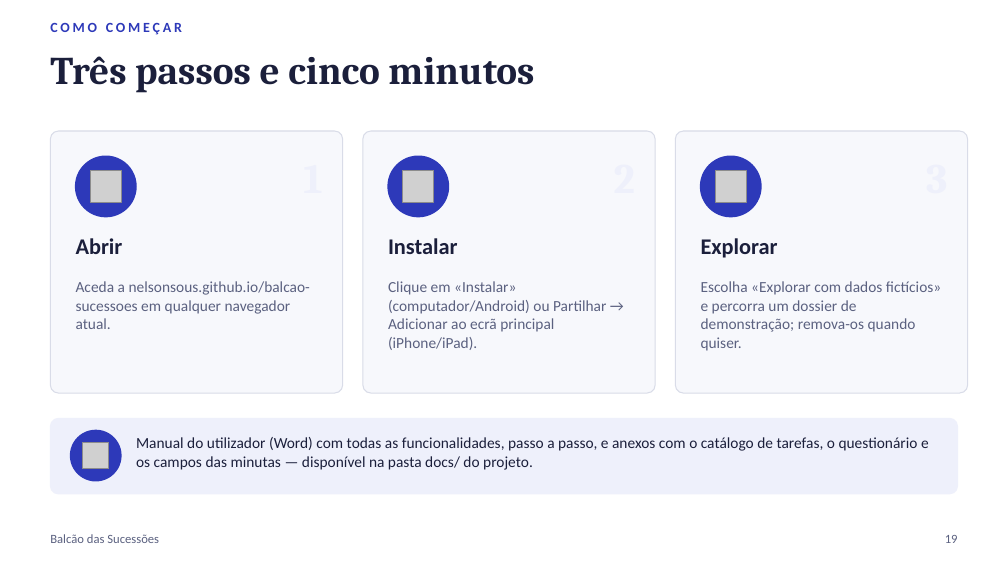
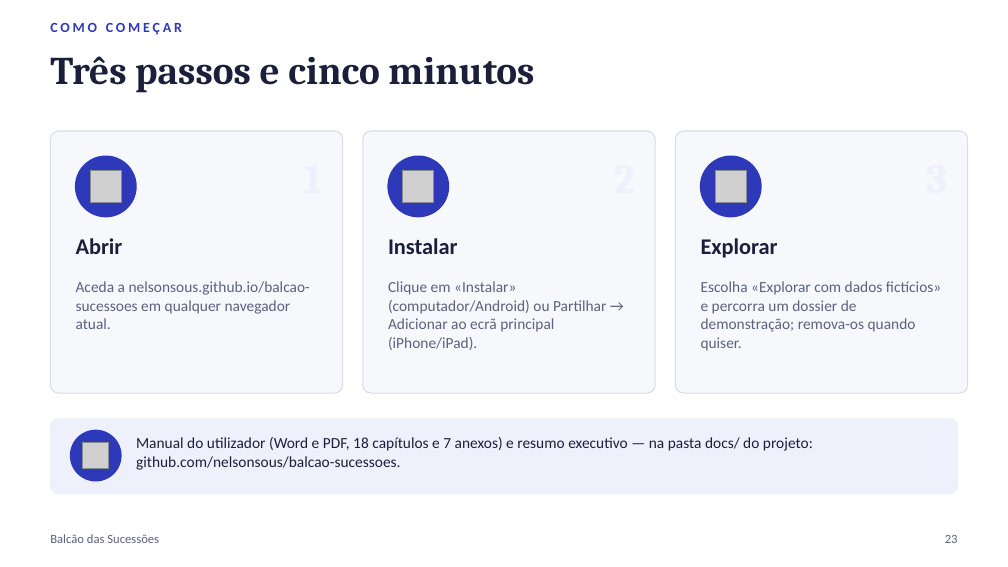
Before and after one commit to nelsonsous/balcao-sucessoes, a slide deck: slide 23 of docs/Balcao-das-Sucessoes-Apresentacao.pptx (slide 19 before the commit). Drawn at 1008x567 pixels with LibreOffice and Linux fonts; fonts in the diff are those of the drawing; grey boxes stand for pictures. Boxes give left, top, right and bottom in pixels: in the first picture for what was removed or moved away, otherwise in the second. Text is boxed around its words. In the diff, an @@ line names an element or a change of style, - is before the commit and + after.

```diff
--- a/docs/Balcao-das-Sucessoes-Apresentacao.pptx
+++ b/docs/Balcao-das-Sucessoes-Apresentacao.pptx
@@ text at bbox=[136, 437, 813, 470]: text changed @@
-Manual do utilizador (Word) com todas as funcionalidades, passo a passo, e anexos com o catálogo de tarefas, o questionário e os campos das minutas — disponível na pasta docs/ do projeto.
+Manual do utilizador (Word e PDF, 18 capítulos e 7 anexos) e resumo executivo — na pasta docs/ do projeto: github.com/nelsonsous/balcao-sucessoes.
@@ text at bbox=[945, 535, 958, 543]: text changed @@
-19
+23
```
Also in this commit, not shown: 8 other slides changed, 4 slides added, 7 other files.
